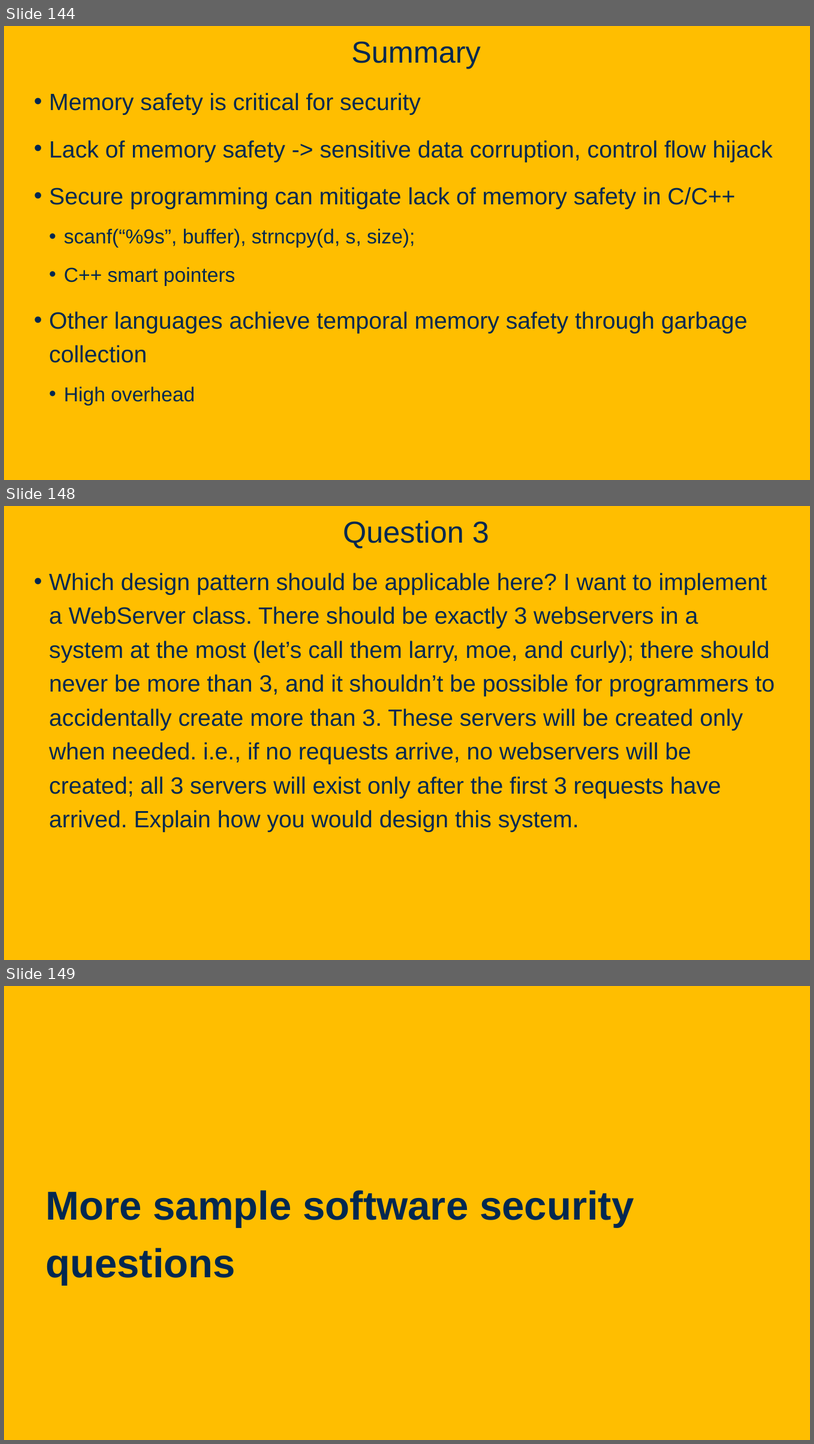
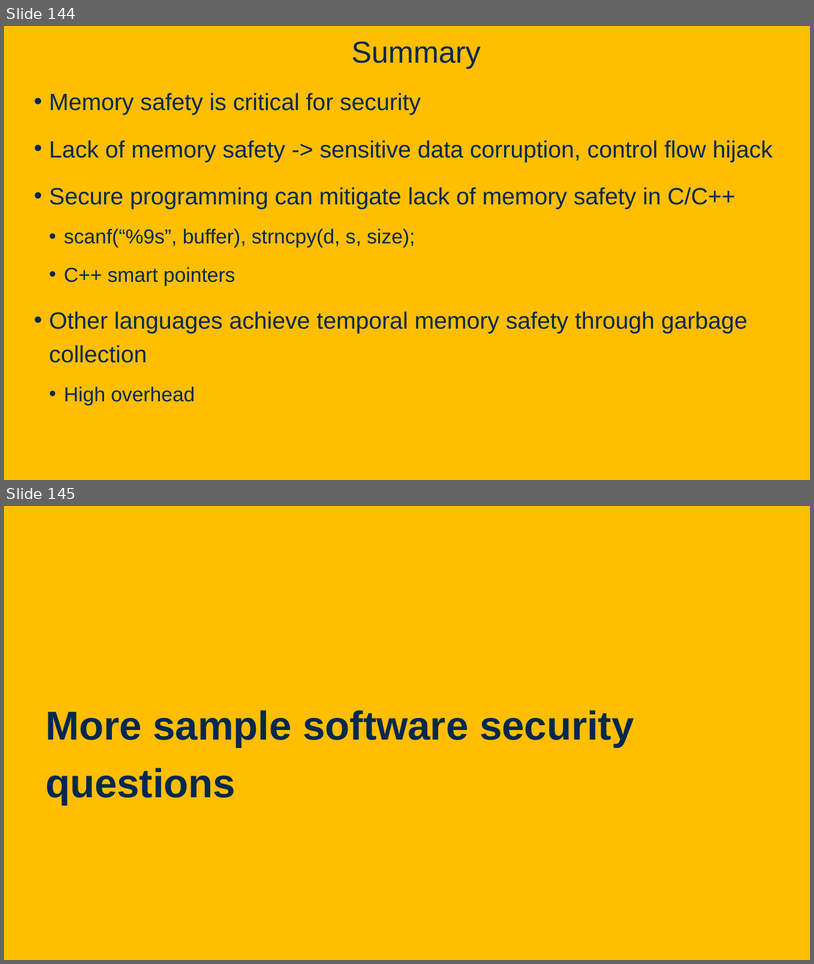
Before and after one commit to davsec-teaching/ecs160-f25, a slide deck: slides/9_software_security.pptx. Shown one above the other, each under a label of ours: slides 144, 148 and 149 before the commit, slides 144 and 145 after it; the slides between them are not shown. The pictures are 814x1444 and 814x964 pixels, drawn with LibreOffice and Linux fonts; fonts in the diff are those of the drawing; background and template pictures are left out. Boxes give left, top, right and bottom in pixels: in the first picture for what was removed or moved away, otherwise in the second. Text is boxed around its words. In the diff, an @@ line names an element or a change of style, - is before the commit and + after.

Commit message:
updates to security and design pattern slides

```diff
--- a/slides/9_software_security.pptx
+++ b/slides/9_software_security.pptx
@@ slide 148 removed at (x1=4, y1=506, x2=810, y2=960), background picture (left out) @@
@@ title removed at (x1=343, y1=520, x2=489, y2=549) @@
-Question 3
@@ text removed at (x1=49, y1=573, x2=776, y2=832) @@
-• Which design pattern should be applicable here? I want to implement a WebServer class. There should be exactly 3 webservers in a system at the most (let’s call them larry, moe, and curly); there should never be more than 3, and it shouldn’t be possible for programmers to accidentally create more than 3. These servers will be created only when needed. i.e., if no requests arrive, no webservers will be created; all 3 servers will exist only after the first 3 requests have arrived. Explain how you would design this system.
@@ what was slide 149 is now slide 145 @@
```
Also in this commit, not shown: 1 slide changed, 3 other slides removed, 1 other file.
